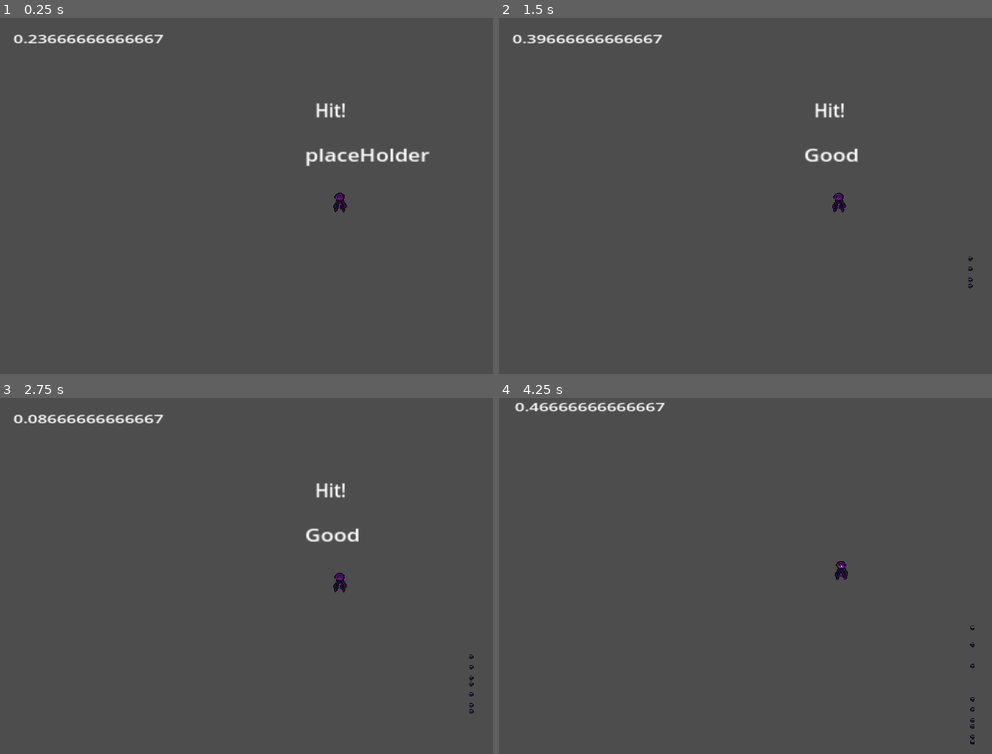
Above: before the commit, frames 1-4 (two rows, left to right).
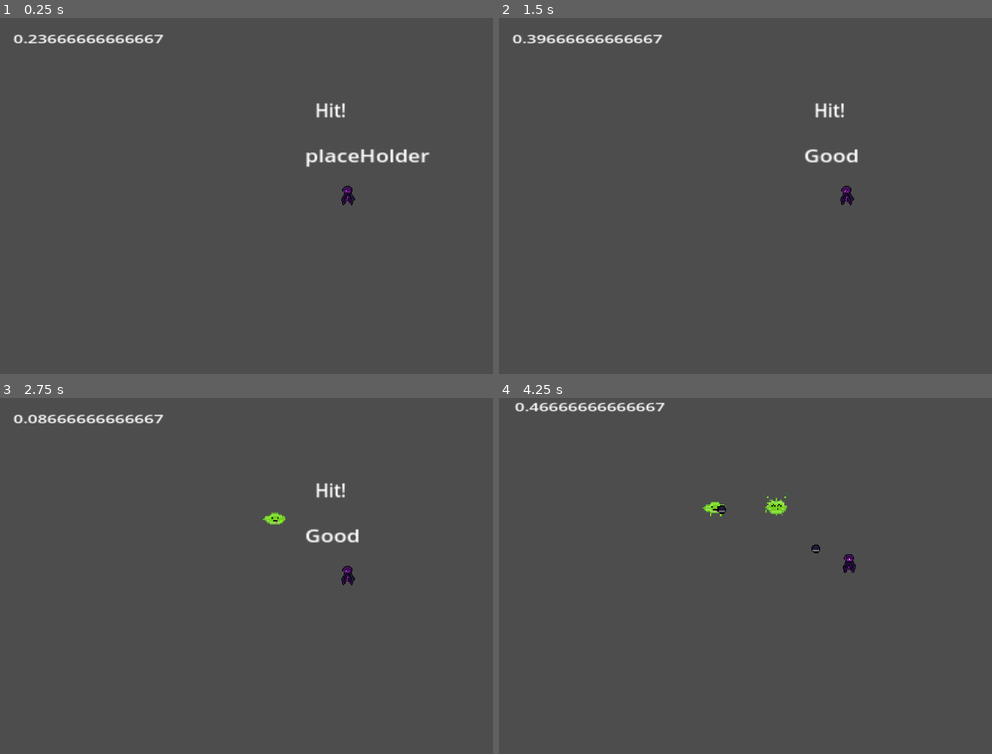
Above: after the commit, the same moments.

Repository: Raconteur37/Rhythm-Runner
Game: Godot game, scene res://Scenes/game.tscn
The game is run twice, just before and just after one commit, with the same random seed, the same clock (stepped at 60 frames per second) and the same inputs.
Inputs:
- Up to frame 1 (0.25 s): no input
- Up to frame 2 (1.5 s): tap Enter at 0.5 s; tap Space at 0.6, 0.77, 1.07, 1.35 s
- Up to frame 3 (2.75 s): tap Space at 1.52, 1.82, 2.1 s
- Up to frame 4 (4.25 s): tap Space at 2.85, 3.02, 3.32, 3.6, 3.77, 4.07 s

The runs differ from the first frame. In frame 1, 0.5% of the frame differs, in the area x 62-88%, y 36-55%; in frame 2, 0.4%; in frame 3, 0.5%; in frame 4, 0.6%, in the area x 41-97%, y 26-98%.

Commit message:
Made shooting, enemies spawn, removal., wave system
still need to make damage system

Diff:
--- a/BassProjectile.gd
+++ b/BassProjectile.gd
@@ -1,15 +1,16 @@
 extends CharacterBody2D
 
-@export var SPEED = 100
-var bulletVelocity = Vector2(0,1)
+@export var SPEED = 600
+var varVelocity = Vector2(0,0)
+
+var target : CharacterBody2D
 
 var dir : float
-var spawnPos : Vector2
-var spawnRot : float
-
-func _ready():
-	global_position = spawnPos
-	global_rotation = spawnRot
 
 func _physics_process(delta):
-	var collision = move_and_collide(bulletVelocity.normalized() * delta * SPEED)
+	position += varVelocity * (delta * SPEED)
+
+	if position.distance_to(target.global_position) < 5:
+		get_parent().find_child("WaveManager").removeAliveEnemyFromList(target)
+		target.onDeath()
+		queue_free()
--- /dev/null
+++ b/Scenes/CharacterScenes/sentient_acid_puddle.gd
@@ -0,0 +1,10 @@
+extends CharacterBody2D
+
+func onDeath():
+	$AnimatedSprite2D.play("death")
+	await get_tree().create_timer(.9).timeout
+	queue_free()
+
+
+func _physics_process(delta):
+	pass
--- /dev/null
+++ b/Scenes/CharacterScenes/sentient_acid_puddle.tscn
@@ -0,0 +1,111 @@
+[gd_scene load_steps=16 format=3 uid="uid://cwqg0mfp6ddbh"]
+
+[ext_resource type="Texture2D" uid="uid://cnlhhwgmefmtm" path="res://Sprites/Enemies/Slime Puddle-Sheet Idle.png" id="1_2io1a"]
+[ext_resource type="Script" path="res://Scenes/CharacterScenes/sentient_acid_puddle.gd" id="1_nwfai"]
+[ext_resource type="Texture2D" uid="uid://crhm0p7i3oab5" path="res://Sprites/Enemies/Slime Puddle Attacked-Sheet.png" id="2_ejva6"]
+
+[sub_resource type="AtlasTexture" id="AtlasTexture_tttu5"]
+atlas = ExtResource("2_ejva6")
+region = Rect2(0, 0, 16, 16)
+
+[sub_resource type="AtlasTexture" id="AtlasTexture_od4af"]
+atlas = ExtResource("2_ejva6")
+region = Rect2(16, 0, 16, 16)
+
+[sub_resource type="AtlasTexture" id="AtlasTexture_rrs2x"]
+atlas = ExtResource("2_ejva6")
+region = Rect2(32, 0, 16, 16)
+
+[sub_resource type="AtlasTexture" id="AtlasTexture_4ucfi"]
+atlas = ExtResource("2_ejva6")
+region = Rect2(48, 0, 16, 16)
+
+[sub_resource type="AtlasTexture" id="AtlasTexture_7m5pk"]
+atlas = ExtResource("2_ejva6")
+region = Rect2(0, 0, 16, 16)
+
+[sub_resource type="AtlasTexture" id="AtlasTexture_d51xs"]
+atlas = ExtResource("2_ejva6")
+region = Rect2(16, 0, 16, 16)
+
+[sub_resource type="AtlasTexture" id="AtlasTexture_jkjka"]
+atlas = ExtResource("1_2io1a")
+region = Rect2(0, 0, 16, 16)
+
+[sub_resource type="AtlasTexture" id="AtlasTexture_vbmae"]
+atlas = ExtResource("1_2io1a")
+region = Rect2(16, 0, 16, 16)
+
+[sub_resource type="AtlasTexture" id="AtlasTexture_u02p0"]
+atlas = ExtResource("1_2io1a")
+region = Rect2(32, 0, 16, 16)
+
+[sub_resource type="AtlasTexture" id="AtlasTexture_mtlyp"]
+atlas = ExtResource("1_2io1a")
+region = Rect2(48, 0, 16, 16)
+
+[sub_resource type="SpriteFrames" id="SpriteFrames_ad6fu"]
+animations = [{
+"frames": [{
+"duration": 1.0,
+"texture": SubResource("AtlasTexture_tttu5")
+}, {
+"duration": 1.0,
+"texture": SubResource("AtlasTexture_od4af")
+}, {
+"duration": 1.0,
+"texture": SubResource("AtlasTexture_rrs2x")
+}, {
+"duration": 1.0,
+"texture": SubResource("AtlasTexture_4ucfi")
+}, {
+"duration": 1.0,
+"texture": SubResource("AtlasTexture_7m5pk")
+}, {
+"duration": 1.0,
+"texture": SubResource("AtlasTexture_d51xs")
+}],
+"loop": true,
+"name": &"death",
+"speed": 10.0
+}, {
+"frames": [{
+"duration": 1.0,
+"texture": SubResource("AtlasTexture_jkjka")
+}, {
+"duration": 1.0,
+"texture": SubResource("AtlasTexture_vbmae")
+}, {
+"duration": 1.0,
+"texture": SubResource("AtlasTexture_u02p0")
+}, {
+"duration": 1.0,
+"texture": SubResource("AtlasTexture_mtlyp")
+}],
+"loop": true,
+"name": &"default",
+"speed": 5.0
+}]
+
+[sub_resource type="CapsuleShape2D" id="CapsuleShape2D_xb3uu"]
+radius = 5.99923
+height = 31.9975
+
+[node name="SentientAcidPuddle" type="CharacterBody2D"]
+visibility_layer = 3
+position = Vector2(992, 421)
+scale = Vector2(2, 2)
+script = ExtResource("1_nwfai")
+
+[node name="AnimatedSprite2D" type="AnimatedSprite2D" parent="."]
+texture_filter = 1
+position = Vector2(-1, -3)
+scale = Vector2(2, 2)
+sprite_frames = SubResource("SpriteFrames_ad6fu")
+animation = &"death"
+autoplay = "default"
+
+[node name="CollisionShape2D" type="CollisionShape2D" parent="."]
+position = Vector2(0, 2)
+rotation = 1.58331
+shape = SubResource("CapsuleShape2D_xb3uu")
--- /dev/null
+++ b/Scenes/WaveManager.gd
@@ -0,0 +1,68 @@
+extends Node2D
+
+@export var currentFloor : int = 1
+@export var currentWave : int = 1
+
+@export var spawnTime : float = 1
+
+var enemyMap = {}
+
+var enemiesAlive = []
+
+func removeAliveEnemyFromList(enemy : CharacterBody2D):
+	enemiesAlive.remove_at(enemiesAlive.find(enemy))
+
+func fillMap(floor : int, wave : int):
+
+	if (floor == 1):
+		match wave:
+			1:
+				enemyMap = {"AcidPuddle" : 5}
+
+
+func spawnEnemiesFromMap(amount : int):
+	for n in range(amount):
+		if enemyMap.size() > 0:
+			var keys = enemyMap.keys()
+			var enemyName = keys[randi() % keys.size()]
+			instanceEnemyType(enemyName)
+			if (enemyMap.get(enemyName) - 1 <= 0):
+				enemyMap.erase(enemyName)
+			else:
+				enemyMap[enemyName] = enemyMap.get(enemyName) - 1
+
+func instanceEnemyType(enemyName : String):
+	match enemyName:
+
+		"AcidPuddle":
+			var enemy = preload("res://Scenes/CharacterScenes/sentient_acid_puddle.tscn")
+			enemy = enemy.instantiate()
+			enemiesAlive.append(enemy)
+			enemy.position = generateRandomObsticlePosition()
+			add_child(enemy)
+
+func generateRandomObsticlePosition():
+	var aPosition = Vector2(randf_range(100,500),randf_range(100,500))
+	return aPosition
+
+func getClosestEnemyFromSprite(sprite : CharacterBody2D):
+	var distance = 999999
+	var enemy = null
+	for x in enemiesAlive:
+		if (sprite.global_position.distance_to(x.global_position) < distance):
+			distance = sprite.global_position.distance_to(x.global_position)
+			enemy = x
+	if (enemy == null):
+		print("No enemies around")
+		return 0
+	else:
+		return enemy
+
+
+func _ready():
+	fillMap(1,1)
+	$EnemySpawnTimer.wait_time = spawnTime
+
+func _on_enemy_spawn_timer_timeout():
+	if (enemyMap.size() > 0):
+		spawnEnemiesFromMap(1)
--- a/Scenes/bass_projectile.tscn
+++ b/Scenes/bass_projectile.tscn
@@ -57,23 +57,22 @@
 }],
 "loop": true,
 "name": &"default",
-"speed": 5.0
+"speed": 60.0
 }]
 
 [sub_resource type="CircleShape2D" id="CircleShape2D_1tmyw"]
-radius = 2.0
+radius = 12.0
 
 [node name="BassProjectile" type="CharacterBody2D"]
+position = Vector2(93, 72)
+collision_layer = 2
 script = ExtResource("1_a8l1l")
 
 [node name="AnimatedSprite" type="AnimatedSprite2D" parent="."]
 texture_filter = 1
-position = Vector2(60, 23)
 scale = Vector2(3, 3)
 sprite_frames = SubResource("SpriteFrames_j1f4p")
-frame = 5
-frame_progress = 0.144879
+autoplay = "default"
 
 [node name="CollisionShape2D" type="CollisionShape2D" parent="."]
-position = Vector2(60, 23)
 shape = SubResource("CircleShape2D_1tmyw")
--- a/Scenes/game.tscn
+++ b/Scenes/game.tscn
@@ -1,7 +1,8 @@
-[gd_scene load_steps=9 format=3 uid="uid://c1hkycx7ryy0l"]
+[gd_scene load_steps=10 format=3 uid="uid://c1hkycx7ryy0l"]
 
 [ext_resource type="Script" path="res://Scenes/game.gd" id="1_lhvhd"]
 [ext_resource type="PackedScene" uid="uid://b6xja88rrb6i8" path="res://Scenes/player.tscn" id="1_s8f1b"]
+[ext_resource type="Script" path="res://Scenes/WaveManager.gd" id="2_g4bhq"]
 [ext_resource type="AudioStream" uid="uid://dkewx83pnla41" path="res://Songs/SmoothOperator120bpm.mp3" id="2_l8g5d"]
 [ext_resource type="Script" path="res://Scenes/Camera2D.gd" id="3_xxvlx"]
 
@@ -20,14 +21,20 @@
 [node name="Node2D" type="Node2D"]
 script = ExtResource("1_lhvhd")
 
+[node name="WaveManager" type="Node2D" parent="."]
+script = ExtResource("2_g4bhq")
+
+[node name="EnemySpawnTimer" type="Timer" parent="WaveManager"]
+wait_time = 2.5
+autostart = true
+
 [node name="AudioStreamPlayer2D" type="AudioStreamPlayer2D" parent="."]
 position = Vector2(529, 36)
 scale = Vector2(3.12, 3.18809)
 stream = ExtResource("2_l8g5d")
-autoplay = true
 
 [node name="Player" parent="." instance=ExtResource("1_s8f1b")]
-position = Vector2(619, 305)
+position = Vector2(619, 307)
 
 [node name="GameCamera" type="Camera2D" parent="."]
 position = Vector2(621, 310)
@@ -79,10 +86,11 @@
 
 [node name="ResultLabel" type="Label" parent="."]
 offset_left = 501.0
-offset_top = 162.0
-offset_right = 541.0
-offset_bottom = 185.0
+offset_top = 164.0
+offset_right = 595.0
+offset_bottom = 187.0
 scale = Vector2(3.68, 2.96)
 text = "placeHolder"
 
+[connection signal="timeout" from="WaveManager/EnemySpawnTimer" to="WaveManager" method="_on_enemy_spawn_timer_timeout"]
 [connection signal="timeout" from="BeatTimer" to="." method="_on_beat_t_imer_timeout"]
--- a/Scenes/player.tscn
+++ b/Scenes/player.tscn
@@ -4,18 +4,17 @@
 [ext_resource type="Texture2D" uid="uid://bg5wfdu7yb2x6" path="res://Assets/Melody.png" id="1_vdcin"]
 
 [sub_resource type="CircleShape2D" id="CircleShape2D_4ifbq"]
-radius = 44.1814
+radius = 44.7214
 
 [node name="Player" type="CharacterBody2D"]
-position = Vector2(530, 396)
+position = Vector2(482, 340)
 scale = Vector2(0.5, 0.5)
 script = ExtResource("1_a1knw")
 
 [node name="Sprite2D" type="Sprite2D" parent="."]
-position = Vector2(-43.5, 42.5)
 scale = Vector2(0.493, 0.5)
 texture = ExtResource("1_vdcin")
 
 [node name="Hitbox" type="CollisionShape2D" parent="."]
-position = Vector2(-47, 45)
+position = Vector2(-2, 6)
 shape = SubResource("CircleShape2D_4ifbq")
--- a/Scripts/player.gd
+++ b/Scripts/player.gd
@@ -19,6 +19,13 @@
 
 
 func attack(): # Attack function...will change with multiple weapons
-	var proj = projectile.instantiate()
-	add_child(proj)
-	proj.position = $".".global_position
+
+	var waveManager = $"../WaveManager"
+
+	if (waveManager.enemiesAlive.size() > 0):
+		var proj = projectile.instantiate()
+		proj.position = position
+		var closestEnemy = waveManager.getClosestEnemyFromSprite($".")
+		proj.target = closestEnemy
+		proj.varVelocity = (closestEnemy.position - position).normalized()
+		get_parent().add_child(proj)
--- a/project.godot
+++ b/project.godot
@@ -12,7 +12,7 @@
 
 config/name="Rhythm Runner"
 run/main_scene="res://Scenes/game.tscn"
-config/features=PackedStringArray("4.3", "Forward Plus")
+config/features=PackedStringArray("4.2", "Forward Plus")
 config/icon="res://icon.svg"
 
 [display]
@@ -24,26 +24,26 @@
 
 ui_a={
 "deadzone": 0.5,
-"events": [Object(InputEventKey,"resource_local_to_scene":fa …(169 unchanged characters)… _keycode":65,"key_label":0,"unicode":0,"location":0,"echo":false,"script":null)
+"events": [Object(InputEventKey,"resource_local_to_scene":fa …(169 unchanged characters)… _keycode":65,"key_label":0,"unicode":0,"echo":false,"script":null)
 ]
 }
 ui_d={
 "deadzone": 0.5,
-"events": [Object(InputEventKey,"resource_local_to_scene":fa …(169 unchanged characters)… _keycode":68,"key_label":0,"unicode":0,"location":0,"echo":false,"script":null)
+"events": [Object(InputEventKey,"resource_local_to_scene":fa …(169 unchanged characters)… _keycode":68,"key_label":0,"unicode":0,"echo":false,"script":null)
 ]
 }
 ui_s={
 "deadzone": 0.5,
-"events": [Object(InputEventKey,"resource_local_to_scene":fa …(169 unchanged characters)… _keycode":83,"key_label":0,"unicode":0,"location":0,"echo":false,"script":null)
+"events": [Object(InputEventKey,"resource_local_to_scene":fa …(169 unchanged characters)… _keycode":83,"key_label":0,"unicode":0,"echo":false,"script":null)
 ]
 }
 ui_w={
 "deadzone": 0.5,
-"events": [Object(InputEventKey,"resource_local_to_scene":fa …(169 unchanged characters)… _keycode":87,"key_label":0,"unicode":0,"location":0,"echo":false,"script":null)
+"events": [Object(InputEventKey,"resource_local_to_scene":fa …(169 unchanged characters)… _keycode":87,"key_label":0,"unicode":0,"echo":false,"script":null)
 ]
 }
 ui_space={
 "deadzone": 0.5,
-"events": [Object(InputEventKey,"resource_local_to_scene":fa …(169 unchanged characters)… _keycode":32,"key_label":0,"unicode":0,"location":0,"echo":false,"script":null)
+"events": [Object(InputEventKey,"resource_local_to_scene":fa …(169 unchanged characters)… _keycode":32,"key_label":0,"unicode":0,"echo":false,"script":null)
 ]
 }
Binary file added: Sprites/Enemies/Slime Puddle Attacked-Sheet.png
Not shown, added: Sprites/Enemies/Slime Puddle Attacked-Sheet.png.import
Binary file added: Sprites/Enemies/Slime Puddle Hit.png
Not shown, added: Sprites/Enemies/Slime Puddle Hit.png.import
Binary file added: Sprites/Enemies/Slime Puddle-Sheet Idle.png
Not shown, added: Sprites/Enemies/Slime Puddle-Sheet Idle.png.import
